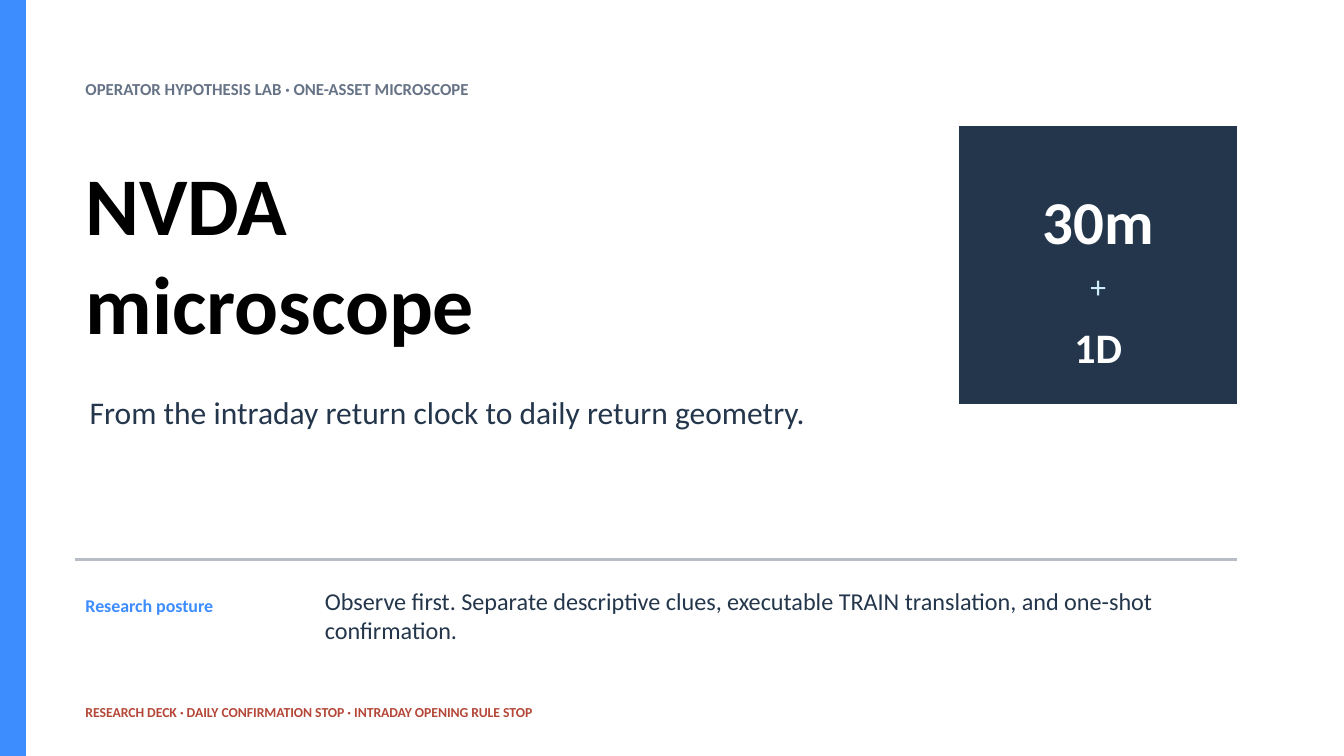
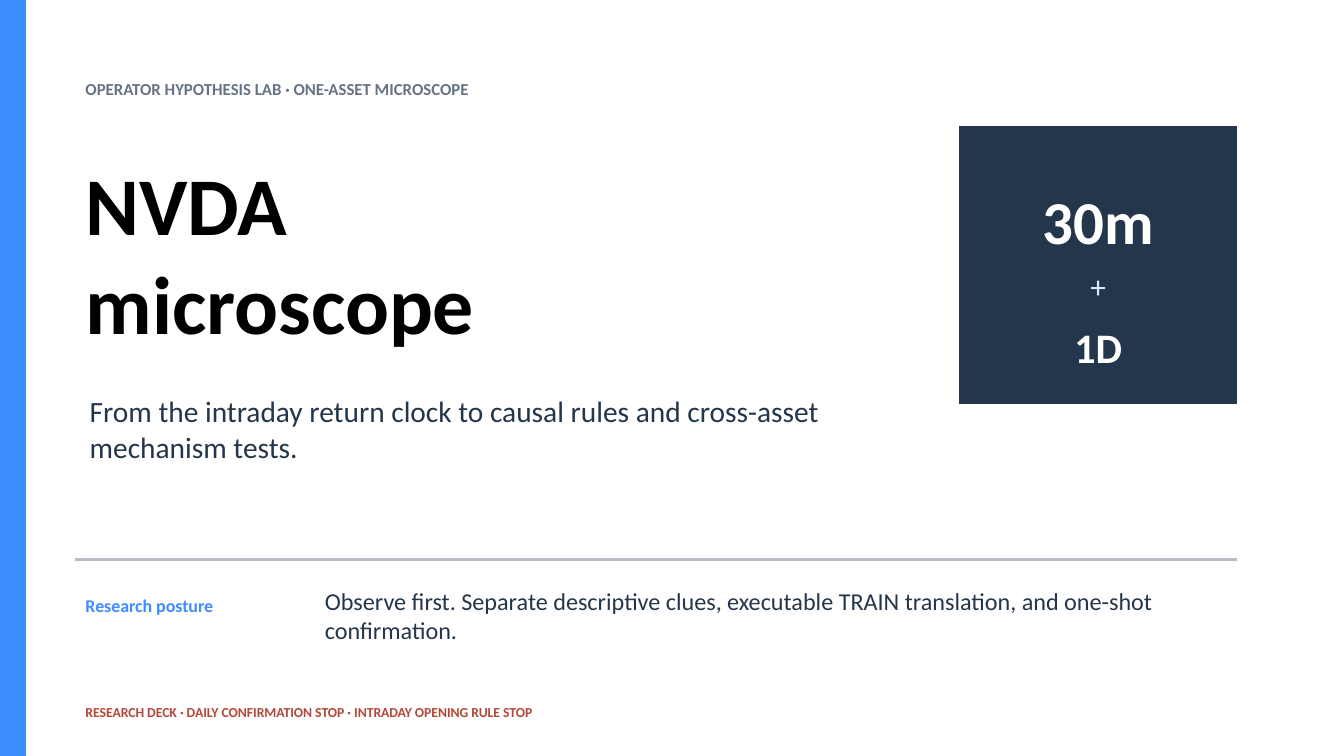
Before and after one commit to Francisc0Franc0/Time-Series-Modeling-Gen5, a slide deck: slide 1 of operator_hypothesis_lab/presentations/nvda_microscope_evidence.pptx. Drawn at 1344x756 pixels with LibreOffice and Linux fonts; fonts in the diff are those of the drawing. Boxes give left, top, right and bottom in pixels: in the first picture for what was removed or moved away, otherwise in the second. Text is boxed around its words. In the diff, an @@ line names an element or a change of style, - is before the commit and + after.

Commit message:
Test cross-asset opening ATR mechanism

```diff
--- a/operator_hypothesis_lab/presentations/nvda_microscope_evidence.pptx
+++ b/operator_hypothesis_lab/presentations/nvda_microscope_evidence.pptx
@@ text at <box>90,401,818,459</box>: text changed; size 22.5 to 21 pt @@
-From the intraday return clock to daily return geometry.
+From the intraday return clock to causal rules and cross-asset mechanism tests.
```
Also in this commit, not shown: 8 slides added, 6 other files.
